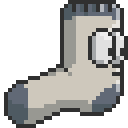
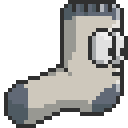
Comparing the layer stacks of the two 128x128 images. Changes:
painted on "Capa 4 copia 4" (1st of 3, in "Mesa de trabajo 1" › "inAir") over (x1=68, y1=52, x2=76, y2=68)
hid "Capa 10" over (x1=68, y1=52, x2=76, y2=68)
